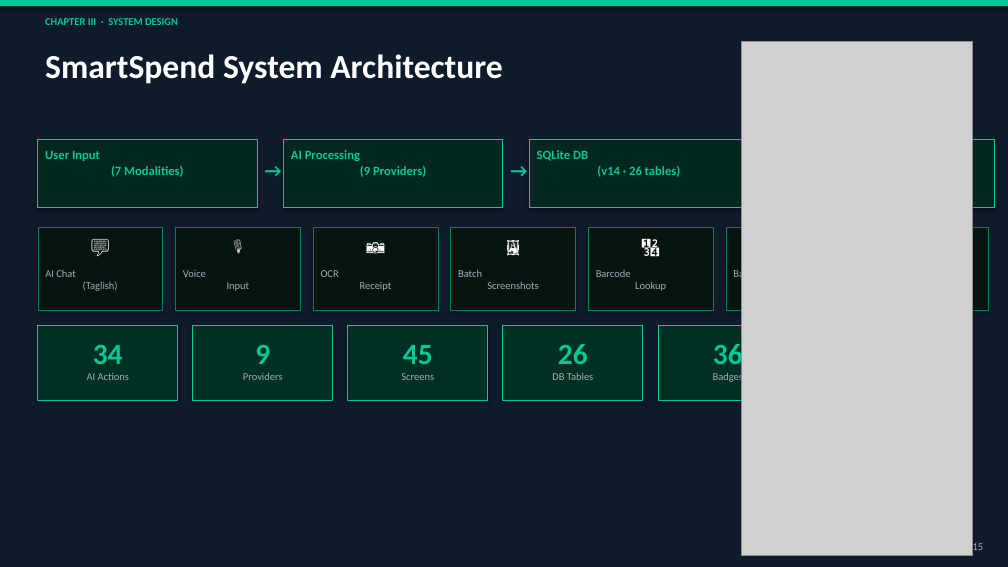
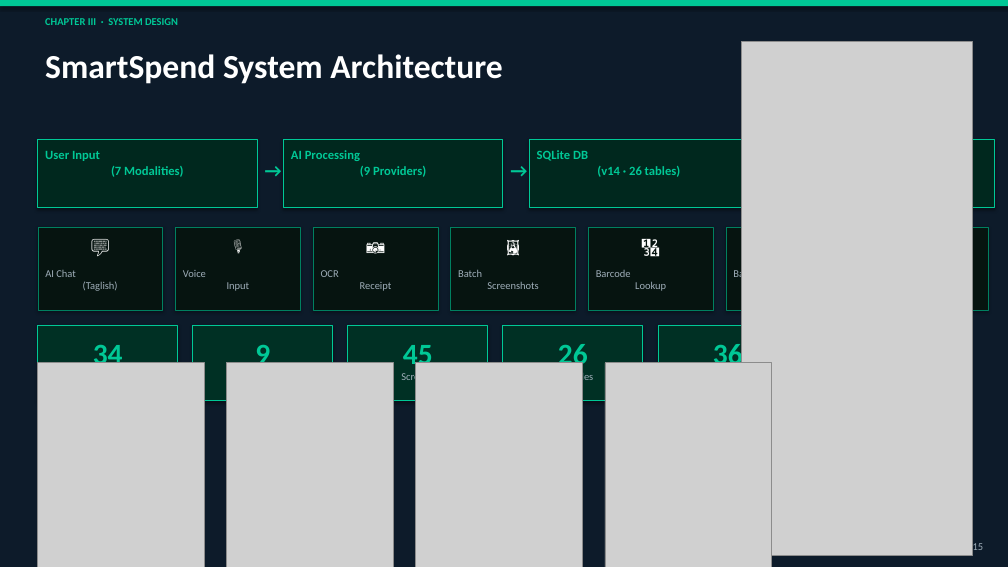
Before and after one commit to Zushikina-kun/smartspend-app, a slide deck: slide 6 of docs/handsoff/FOR_CYRILLE/3_PRESENTATION.pptx. Drawn at 1008x567 pixels with LibreOffice and Linux fonts; fonts in the diff are those of the drawing; grey boxes stand for pictures. Boxes give left, top, right and bottom in pixels: in the first picture for what was removed or moved away, otherwise in the second. Text is boxed around its words. In the diff, an @@ line names an element or a change of style, - is before the commit and + after.

```diff
--- a/docs/handsoff/FOR_CYRILLE/3_PRESENTATION.pptx
+++ b/docs/handsoff/FOR_CYRILLE/3_PRESENTATION.pptx
@@ picture added at bbox=[38, 363, 204, 567] @@
@@ text removed at bbox=[87, 373, 129, 380] @@
-AI Actions
@@ picture added at bbox=[227, 363, 393, 567] @@
@@ text removed at bbox=[243, 373, 283, 380] @@
-Providers
@@ picture added at bbox=[416, 363, 582, 567] @@
@@ picture added at bbox=[605, 363, 771, 567] @@
@@ text removed at bbox=[713, 372, 743, 384] @@
-Badges
```
Also in this commit, not shown: 4 other slides changed, 2 other files.
